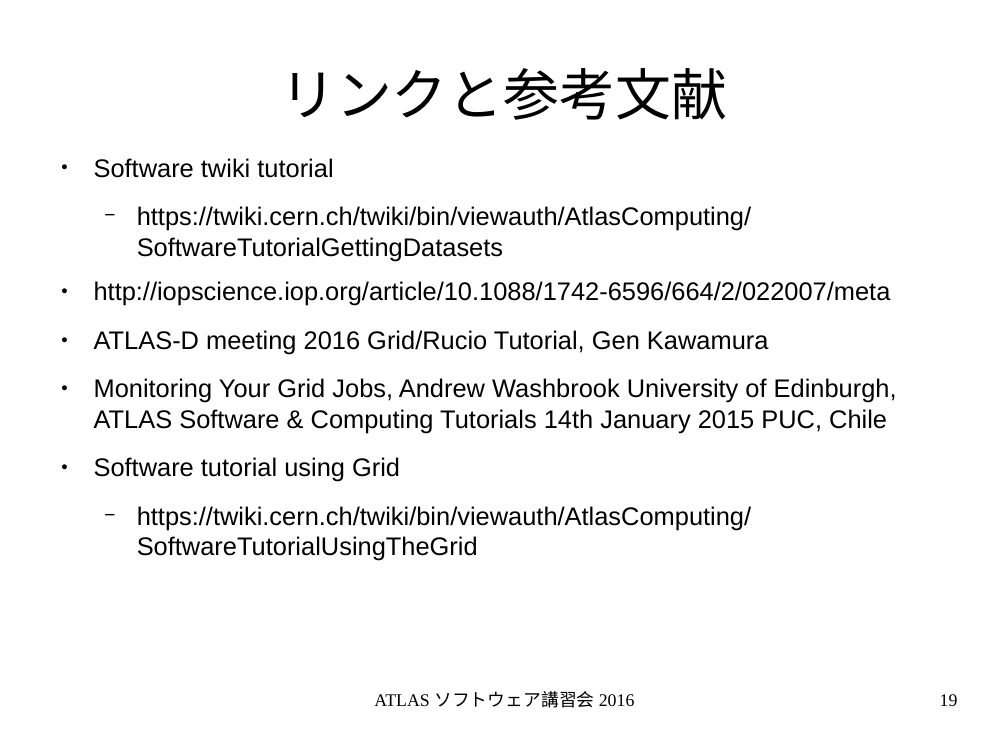
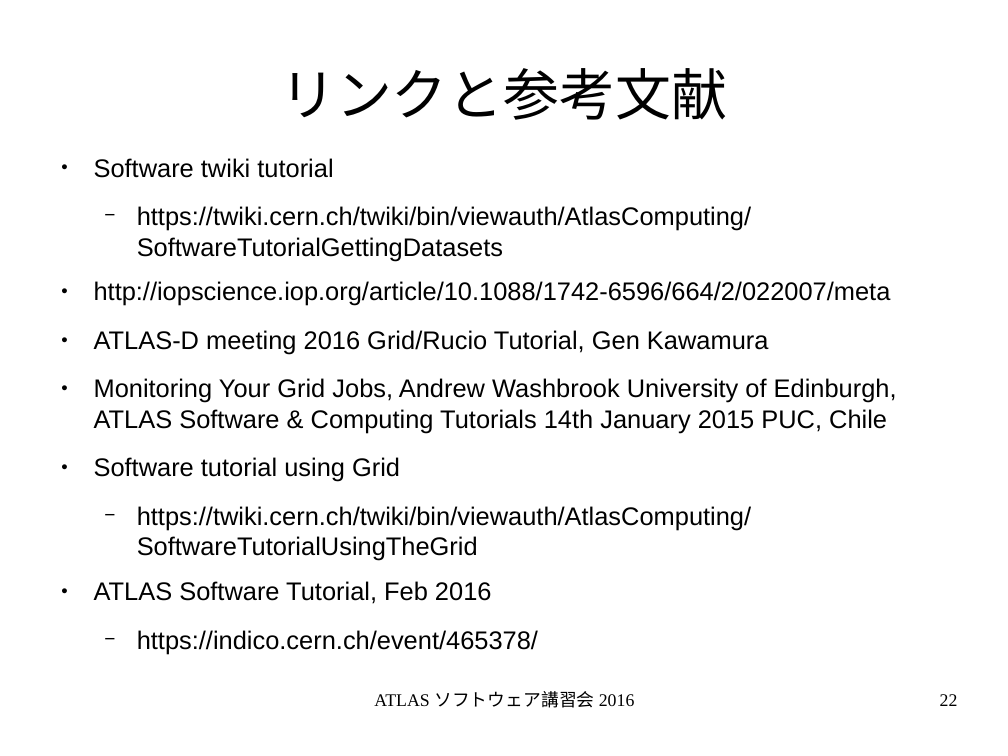
Before and after one commit to GenKawamura/2016-ATLAS-Japan-computing-tutorial, a slide deck: slide 22 of slides/odp/job_management.odp (slide 19 before the commit). Drawn at 1008x756 pixels with LibreOffice and Linux fonts; fonts in the diff are those of the drawing. Boxes give left, top, right and bottom in pixels: in the first picture for what was removed or moved away, otherwise in the second. Text is boxed around its words. In the diff, an @@ line names an element or a change of style, - is before the commit and + after.

```diff
--- a/slides/odp/job_management.odp
+++ b/slides/odp/job_management.odp
@@ text at (x1=94, y1=581, x2=538, y2=654): paragraphs added @@
+● ATLAS Software Tutorial, Feb 2016
+  − https://indico.cern.ch/event/465378/
@@ page number at (x1=940, y1=694, x2=958, y2=706): text changed @@
-19
+22
```
Also in this commit, not shown: 4 other slides changed, 5 slides added, 2 slides removed, 6 other files.
